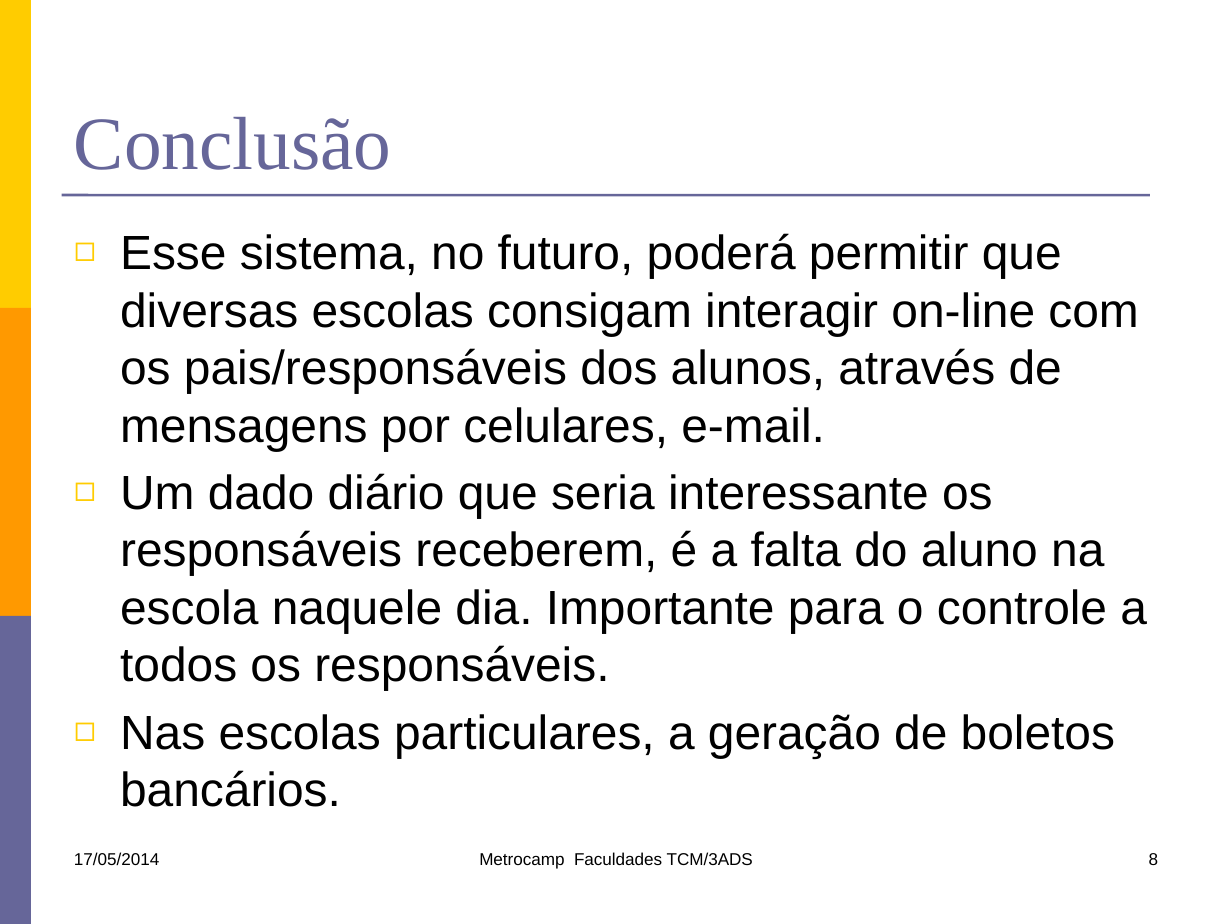
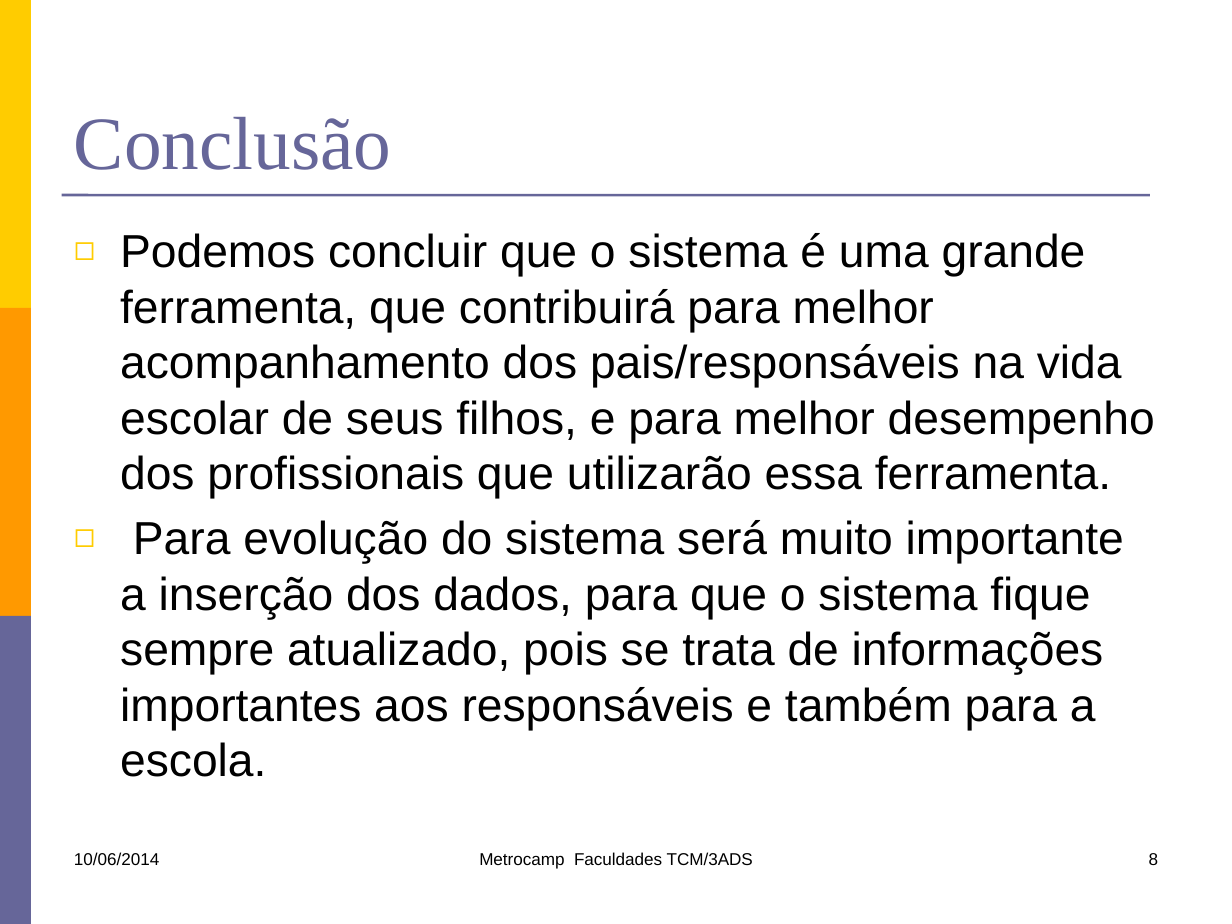
Before and after one commit to lfernandobra/pi5g1s14, a slide deck: slide 8 of documentacao/G5_Apresentacao1sem2014.pptx. Drawn at 1232x924 pixels with LibreOffice and Linux fonts; fonts in the diff are those of the drawing. Boxes give left, top, right and bottom in pixels: in the first picture for what was removed or moved away, otherwise in the second. Text is boxed around its words. In the diff, an @@ line names an element or a change of style, - is before the commit and + after.

Commit message:
Foi atualizado o documento e criado a apresentação.

```diff
--- a/documentacao/G5_Apresentacao1sem2014.pptx
+++ b/documentacao/G5_Apresentacao1sem2014.pptx
@@ text at (120, 233, 1155, 777): text changed; size 28 to 27 pt @@
-◻ Esse sistema, no futuro, poderá permitir que diversas escolas consigam interagir on-line com os pais/responsáveis dos alunos, através de mensagens por celulares, e-mail.
-◻ Um dado diário que seria interessante os responsáveis receberem, é a falta do aluno na escola naquele dia. Importante para o controle a todos os responsáveis.
-◻ Nas escolas particulares, a geração de boletos bancários.
+◻ Podemos concluir que o sistema é uma grande ferramenta, que contribuirá para melhor acompanhamento dos pais/responsáveis na vida escolar de seus filhos, e para melhor desempenho dos profissionais que utilizarão essa ferramenta.
+◻ Para evolução do sistema será muito importante a inserção dos dados, para que o sistema fique sempre atualizado, pois se trata de informações importantes aos responsáveis e também para a escola.
@@ text at (74, 852, 159, 866): text changed @@
-17/05/2014
+10/06/2014
```
Also in this commit, not shown: 7 other slides changed, 1 other file.
